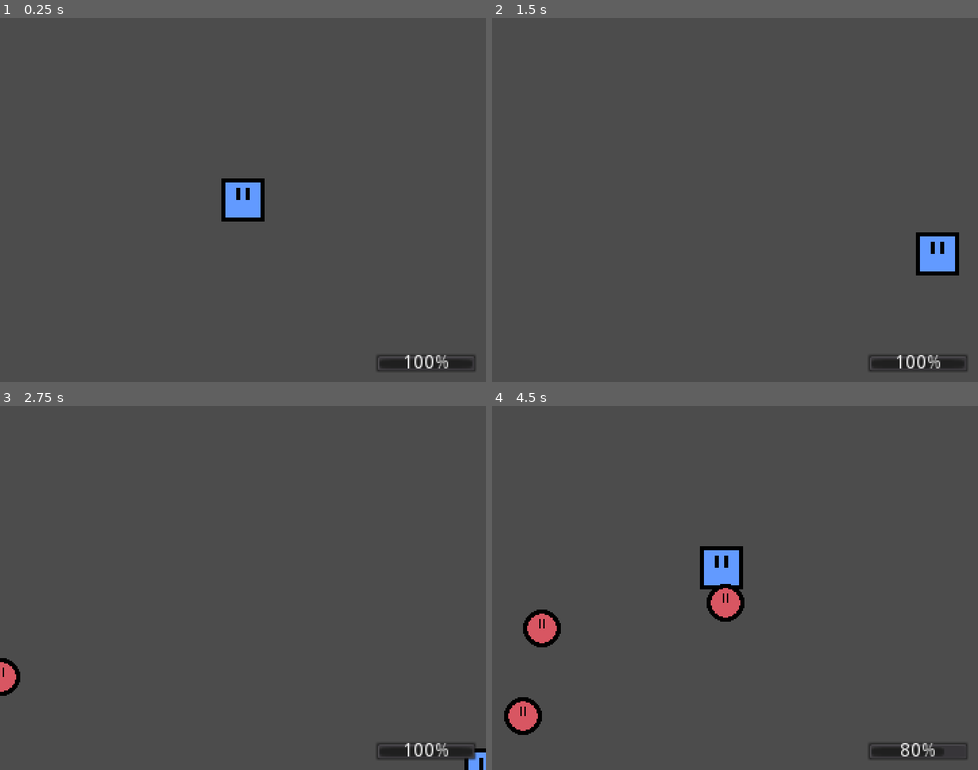
Above: before the commit, frames 1-4 (two rows, left to right).
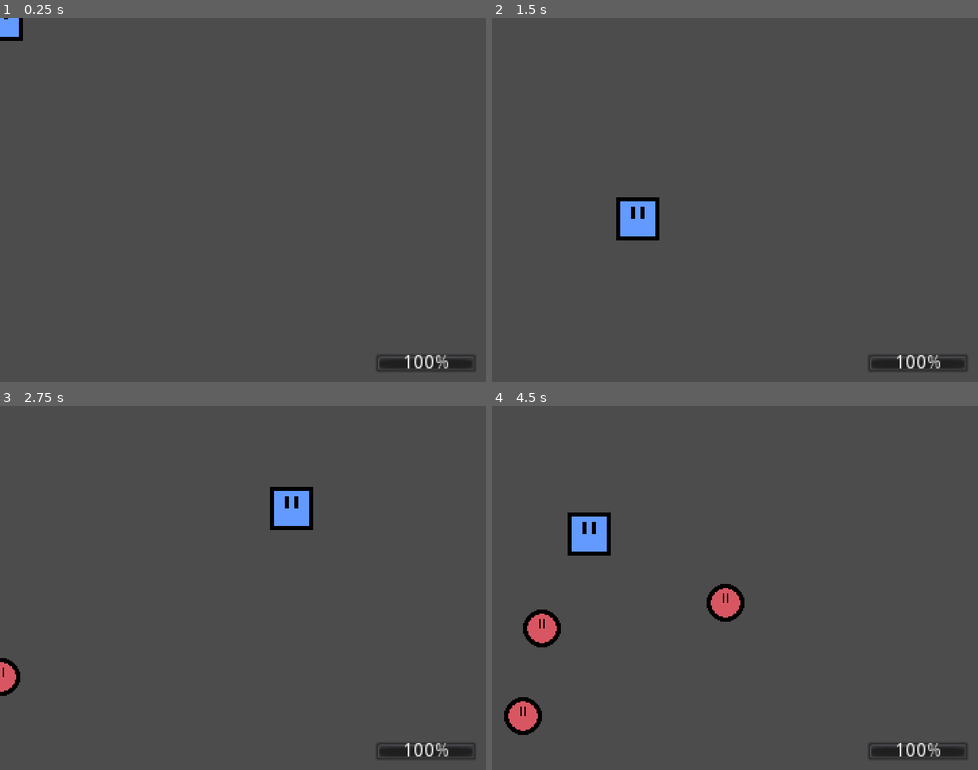
Above: after the commit, the same moments.

Repository: human-being-1/genius-hour-project
Game: Godot game, scene res://Scenes/Main.tscn
Two runs of this game, one before a commit and one after it. Both use one fixed random seed, a clock stepped at 60 frames per second and the inputs below.
Inputs (mouse positions are in pixels of both pictures, inside the frame that each line leads up to):
- Up to frame 1 (0.25 s): no input
- Up to frame 2 (1.5 s): tap Enter at 0.5 s; move the mouse to (841, 181) at 0.52 s; hold D (move_right) 0.53-1.28 s; move the mouse to (637, 218) at 1.27 s; hold S (move_down) from 1.28 s (still down)
- Up to frame 3 (2.75 s): move the mouse to (291, 507) at 2.02 s; release S (move_down) at 2.03 s; hold D (move_right) from 2.03 s (still down)
- Up to frame 4 (4.5 s): move the mouse to (710, 660) at 2.77 s; release D (move_right) at 2.78 s; hold W (move_up) 2.78-3.53 s; move the mouse to (880, 642) at 3.52 s; hold A (move_left) from 3.53 s (still down); move the mouse to (589, 533) at 4.27 s

The runs differ from the first frame. In frame 1, 1.4% of the frame differs, in the area x 0-55%, y 0-56%; in frame 2, 2.1%; in frame 3, 1.3%; in frame 4, 2.3%, in the area x 15-97%, y 29-97%.

Commit message:
Change movement back to using the mouse/touchscreen

Diff:
--- a/Scripts/Player.gd
+++ b/Scripts/Player.gd
@@ -11,24 +11,24 @@
 	screen_size = get_viewport_rect().size
 
 func _process(delta):
-	var velocity = Vector2.ZERO
-	if Input.is_action_pressed("move_up"):
-		velocity.y -= 1
-	if Input.is_action_pressed("move_left"):
-		velocity.x -= 1
-	if Input.is_action_pressed("move_down"):
-		velocity.y += 1
-	if Input.is_action_pressed("move_right"):
-		velocity.x += 1
-
-	if velocity.length() > 0:
-		velocity = velocity.normalized() * speed
+#	var velocity = Vector2.ZERO
+#	if Input.is_action_pressed("move_up"):
+#		velocity.y -= 1
+#	if Input.is_action_pressed("move_left"):
+#		velocity.x -= 1
+#	if Input.is_action_pressed("move_down"):
+#		velocity.y += 1
+#	if Input.is_action_pressed("move_right"):
+#		velocity.x += 1
+#
+#	if velocity.length() > 0:
+#		velocity = velocity.normalized() * speed
 	#	$Sprite.play()
 	#else:
 	#	$Sprite.stop()
 
-	position += velocity * delta
-#	position = get_viewport().get_mouse_position()
+#	position += velocity * delta
+	position = get_viewport().get_mouse_position()
 	position.x = clamp(position.x, 1, screen_size.x)
 	position.y = clamp(position.y, 1, screen_size.y)
 
